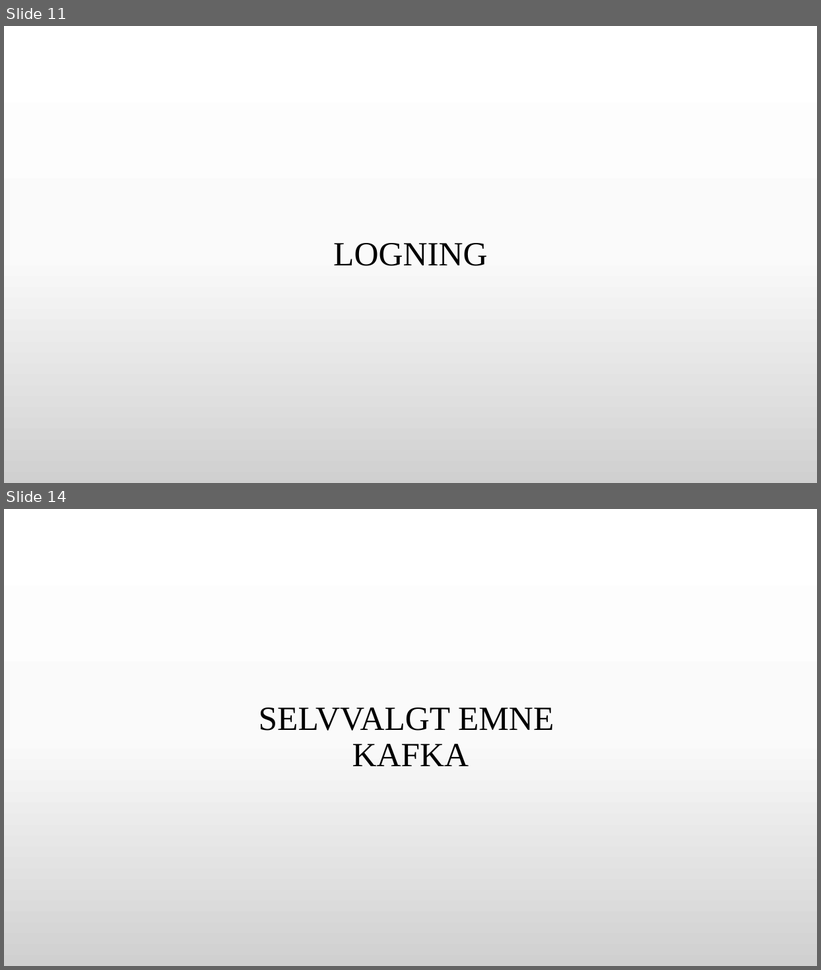
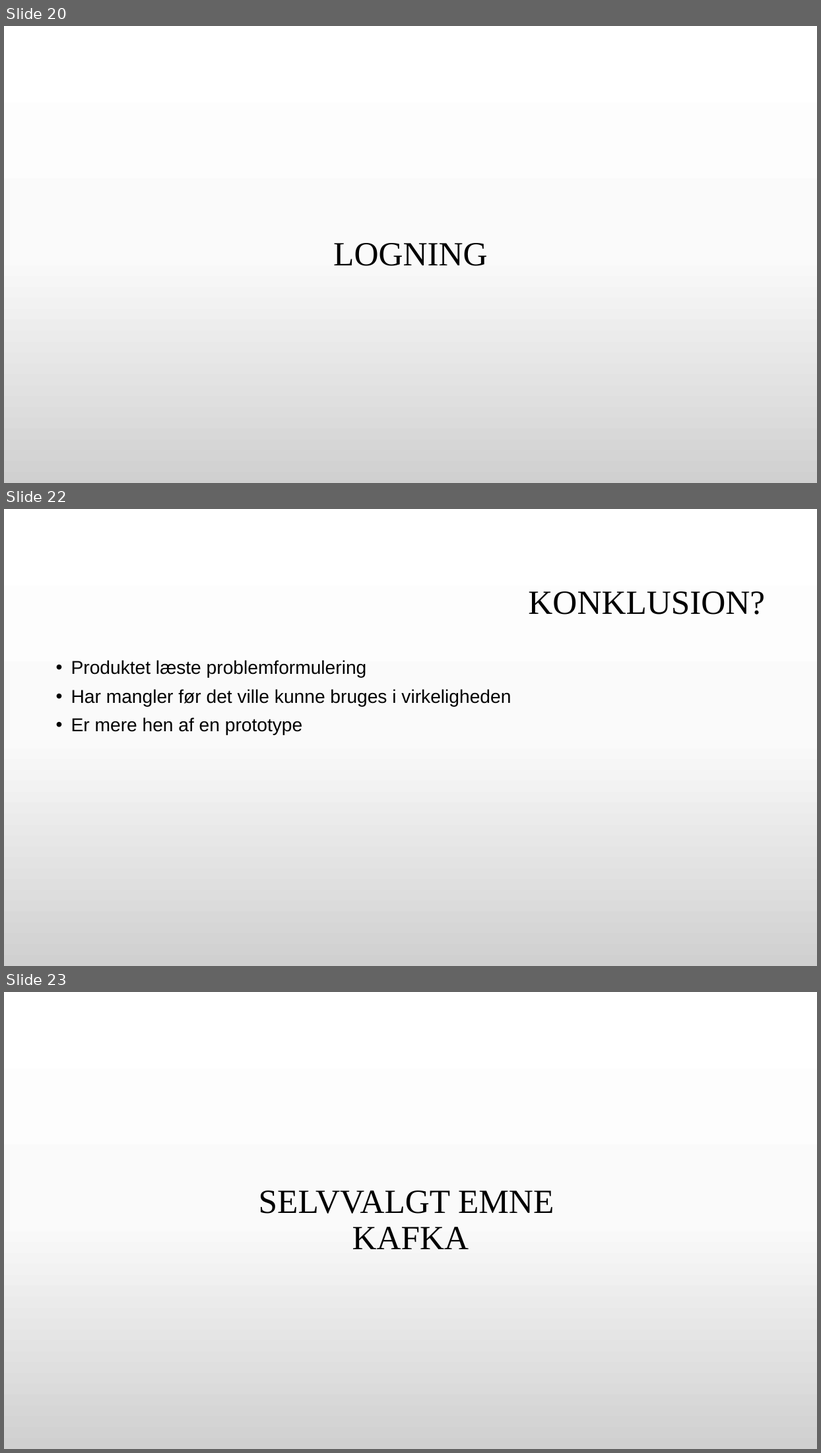
Before and after one commit to GitDeveloperBel/Kafka, a slide deck: presentation.pptx. Shown one above the other, each under a label of ours: slides 11 and 14 before the commit, slides 20, 22 and 23 after it; the slides between them are not shown. The pictures are 821x970 and 821x1453 pixels, drawn with LibreOffice and Linux fonts; fonts in the diff are those of the drawing; background and template pictures are left out. Boxes give left, top, right and bottom in pixels: in the first picture for what was removed or moved away, otherwise in the second. Text is boxed around its words. In the diff, an @@ line names an element or a change of style, - is before the commit and + after.

```diff
--- a/presentation.pptx
+++ b/presentation.pptx
@@ slide 22 added at (4, 509, 817, 966), background gradient #FFFFFF to #FBFBFB to #D1D1D1 @@
@@ title added at (528, 591, 765, 615), 40 pt, text #000000 @@
+KONKLUSION?
@@ text added at (71, 660, 511, 735), 22 pt, text #000000 @@
+• Produktet læste problemformulering
+• Har mangler før det ville kunne bruges i virkeligheden
+• Er mere hen af en prototype
@@ what was slide 11 is now slide 20 @@
@@ what was slide 14 is now slide 23 @@
```
Also in this commit, not shown: 7 slides changed, 11 other slides added, 2 slides removed, 9 other files.
